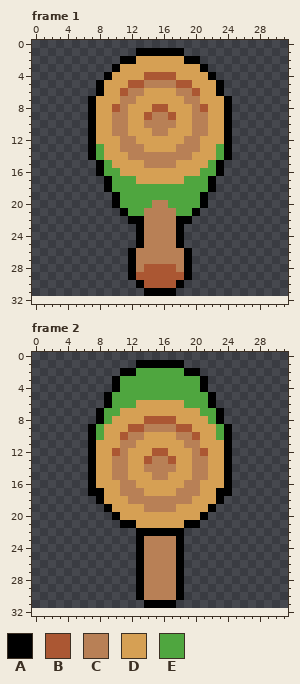
Pixel-art file, stored at src/assets/items/masse.aseprite. Above: the version before the commit.
32x32 pixels, 2 frames. Shown: frame 1, frame 2. The old version is drawn lined up with the new one, on the new canvas.
Palette (. is transparent): A #000000  B #ab5733  C #b88056  D #d6a054  E #4fa63f
Pixels before, frame 1, first column x 7:
 1 ......AAAAAA......
 2 ....AADDDDDDAA....
 3 ...ADDDDDDDDDDA...
 4 ..ADDDDBBBBDDDDA..
 5 .ADDDBBCCCCBBDDDA.
 6 .ADDBCCDDDDCCBDDA.
 7 ADDDCCDDDDDDCCDDDA
 8 ADDBCDDDBBDDDCBDDA
 9 ADDCCDDBCCBDDCCDDA
10 ADDCCDDCCCCDDCCDDA
11 ADDCCDDDCCDDDCCDDA
12 ADDDCCDDDDDDCCDDDA
13 AEDDCCCDDDDCCCDDEA
14 AEDDDCCCCCCCCDDDEA
15 .AEDDDDCCCCDDDDEA.
16 .AEEDDDDDDDDDDEEA.
17 ..AEEEDDDDDDEEEA..
18 ..AEEEEEEEEEEEEA..
19 ...AEEEEEEEEEEA...
20 ...AEEEECCEEEEA...
21 ....AEECCCCEEA....
22 .....AACCCCAA.....
23 ......ACCCCA......
24 ......ACCCCA......
25 ......ACCCCA......
26 .....ACCCCCCA.....
27 .....ACCCCCCA.....
28 .....ACBBBBCA.....
29 .....ABBBBBBA.....
30 ......ABBBBA......
31 .......AAAA.......
Pixels before, frame 2, first column x 7:
 1 ......AAAAAA......
 2 ....AAEEEEEEAA....
 3 ...AEEEEEEEEEEA...
 4 ...AEEEEEEEEEEA...
 5 ..AEEEEEEEEEEEEA..
 6 ..AEEEDDDDDDEEEA..
 7 .AEEDDDDDDDDDDEEA.
 8 .AEDDDDBBBBDDDDEA.
 9 AEDDDBBCCCCBBDDDEA
10 AEDDBCCDDDDCCBDDEA
11 ADDDCCDDDDDDCCDDDA
12 ADDBCDDDBBDDDCBDDA
13 ADDCCDDBCCBDDCCDDA
14 ADDCCDDCCCCDDCCDDA
15 ADDCCDDDCCDDDCCDDA
16 ADDDCCDDDDDDCCDDDA
17 AADDCCCDDDDCCCDDAA
18 .ADDDCCCCCCCCDDDA.
19 ..ADDDDCCCCDDDDA..
20 ...ADDDDDDDDDDA...
21 ....AADDDDDDAA....
22 ......AAAAAA......
23 ......ACCCCA......
24 ......ACCCCA......
25 ......ACCCCA......
26 ......ACCCCA......
27 ......ACCCCA......
28 ......ACCCCA......
29 ......ACCCCA......
30 ......ACCCCA......
31 .......AAAA.......
After:
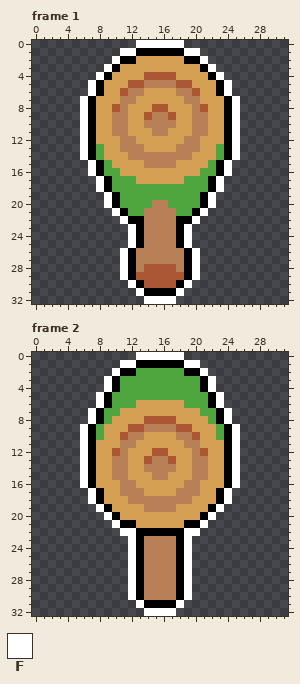
Colours new in this view: F #ffffff
Change:
canvas 32x32 -> 32x33
Changed rows in their new state; - is an unchanged pixel.
Frame 1:
first column x 6:
 0 -------FFFFFF-------
 1 -----FF------FF-----
 2 ----F----------F----
 3 ---F------------F---
 4 --F--------------F--
 5 -F----------------F-
 6 -F----------------F-
 7 F------------------F
 8 F------------------F
 9 F------------------F
10 F------------------F
11 F------------------F
12 F------------------F
13 F------------------F
14 F------------------F
15 -F----------------F-
16 -F----------------F-
17 --F--------------F--
18 --F--------------F--
19 ---F------------F---
20 ---F------------F---
21 ----F----------F----
22 -----F--------F-----
23 ------F------F------
24 ------F------F------
25 ------F------F------
26 -----F--------F-----
27 -----F--------F-----
28 -----F--------F-----
29 -----F--------F-----
30 ------F------F------
31 -------F----F-------
32 --------FFFF--------
Frame 2:
first column x 6:
 0 -------FFFFFF-------
 1 -----FF------FF-----
 2 ----F----------F----
 3 ---F------------F---
 4 ---F------------F---
 5 --F--------------F--
 6 --F--------------F--
 7 -F----------------F-
 8 -F----------------F-
 9 F------------------F
10 F------------------F
11 F------------------F
12 F------------------F
13 F------------------F
14 F------------------F
15 F------------------F
16 F------------------F
17 -F----------------F-
18 -F----------------F-
19 --F--------------F--
20 ---F------------F---
21 ----F----------F----
22 -----FF------FF-----
23 ------F------F------
24 ------F------F------
25 ------F------F------
26 ------F------F------
27 ------F------F------
28 ------F------F------
29 ------F------F------
30 ------F------F------
31 -------F----F-------
32 --------FFFF--------
Boxes around the changes in both pictures, in picture pixels (x1, y1, x2, y2):
added: (80, 40, 240, 304)
changed: (80, 352, 240, 616)
